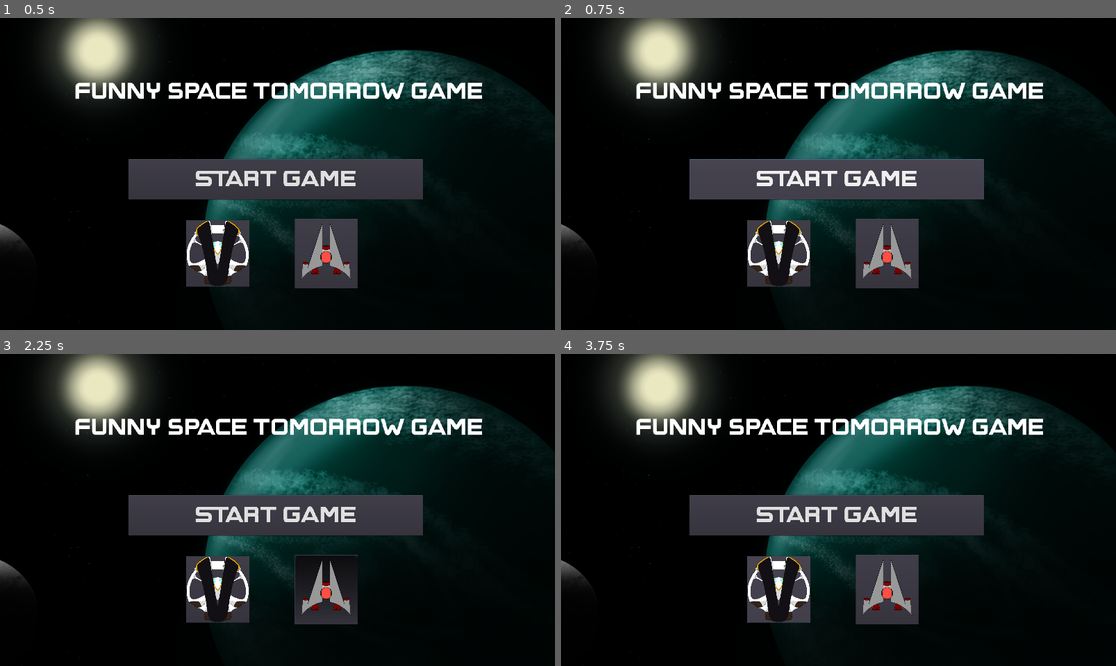
Above: before the commit, frames 1-4 (two rows, left to right).
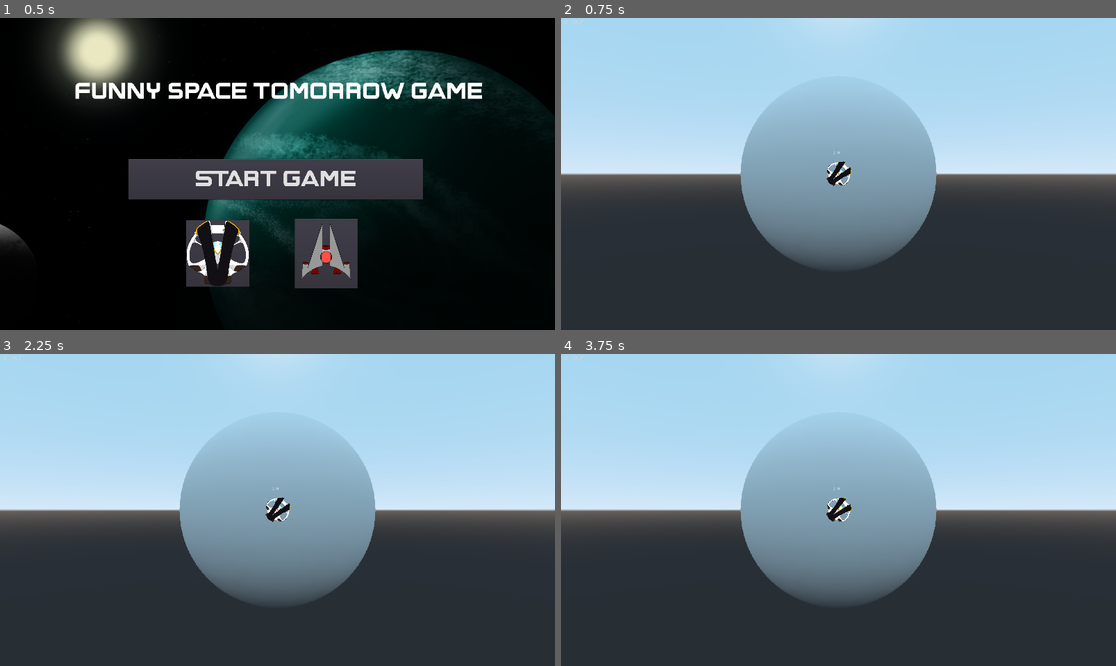
Above: after the commit, the same moments.

Repository: Muxed0/project_tomorrow
Game: Godot game, scene res://ui/main_menu/main_menu.tscn
The game is run twice, just before and just after one commit, with the same random seed, the same clock (stepped at 60 frames per second) and the same inputs.
Inputs (mouse positions are in pixels of both pictures, inside the frame that each line leads up to):
- Up to frame 1 (0.5 s): no input
- Up to frame 2 (0.75 s): click "Start Game" at 0.5 s
- Up to frame 3 (2.25 s): click (277, 516) at 1.25 s, where only the run before the commit has a clickable "Start Game"; click (327, 591) at 2.02 s
- Up to frame 4 (3.75 s): click (777, 588) at 2.77 s; tap Enter at 3.5 s; hold D (move_right) from 3.53 s (still down)

Frame 1 is identical in both runs. In frame 2, 97% of the frame differs, in the area x 0-100%, y 0-100%; in frame 3, 97%; in frame 4, 98%.

Commit message:
Disgusting wrapping implementation on instanced child... may require custom integrator

Diff:
--- a/game/entities/player/ships/player_ship.gd
+++ b/game/entities/player/ships/player_ship.gd
@@ -1,4 +1,6 @@
 extends RigidBody2D
+
+var reset = Vector2(0,0)
 
 var ship_data = 0
 var ship_texture = 0
@@ -13,6 +15,8 @@
 var spin = 0
 
 func _ready():
+	rotation = PI/4
+
 	ship_data = get_node("/root/ShipData")
 
 	match ship_data.ship_type:
@@ -23,15 +27,27 @@
 
 	$ship_sprite.texture = ship_texture
 
+func _integrate_forces(state):
+	if reset.x:
+		state.transform.origin.y = 0
+		reset.x = 0
+	if reset.y:
+		state.transform.origin.x = 0
+		reset.y = 0
+
+
 func _physics_process(delta):
+
 	total_thrust = engine_burn - retro_burn
 	applied_force = Vector2(total_thrust * sin(rotation), -total_thrust * cos(rotation))
 	applied_torque = TORQUE * spin
-
+	if position.y == 0:
+		print("position reset!")
 	ship_data.ship_position = position
 	ship_data.ship_velocity = Vector3(linear_velocity.x,linear_velocity.y,angular_velocity)
 
 	$"../player_cam/debug_ui/physics_fps".text = str(1/delta)
+
 
 func _input(event):
 	if not event.is_echo():
@@ -51,3 +67,11 @@
 			spin += 1
 		elif event.is_action_released("move_right"):
 			spin -= 1
+
+
+func _on_3D_cam_wrap_x():
+	reset.x = 1
+
+
+func _on_3D_cam_wrap_y():
+	reset.y = 1
--- a/game/ui/main_menu/main_menu.gd
+++ b/game/ui/main_menu/main_menu.gd
@@ -1,8 +1,7 @@
 extends Control
 
 func _on_Button_pressed():
-	if $"/root/ShipData".ship_type != 0:
-		get_tree().change_scene("res://world/battle/battle_stage_1.tscn")
+	get_tree().change_scene("res://world/battle/battle_stage_1.tscn")
 
 
 func _on_ship1_select_button_button_down():
--- a/game/world/battle/3d_cam.gd
+++ b/game/world/battle/3d_cam.gd
@@ -1,9 +1,14 @@
 extends Camera
 
-export var SPEED_SCALE = 0.0001
+export var SPEED_SCALE = 0.001
+
+const full_circle = 2 * PI
 
 var direction = 0
 var radius = 0
+
+signal wrap_x
+signal wrap_y
 
 func _ready():
 	radius = translation.z
@@ -12,10 +17,11 @@
 
 	rotation.y += $"/root/ShipData".ship_velocity.x * SPEED_SCALE * delta
 	rotation.x += $"/root/ShipData".ship_velocity.y * SPEED_SCALE * delta
+	if abs(rotation.x) > full_circle:
+		emit_signal("wrap_x")
+	if abs(rotation.y) > full_circle:
+		emit_signal("wrap_y")
 
 	translation.y = - radius * sin(rotation.x)
 	translation.x = radius * cos(rotation.x) * sin(rotation.y)
 	translation.z = radius * cos(rotation.x) * cos(rotation.y)
-
-	print(rotation.y)
-	#print(translation)
--- a/game/world/battle/battle_stage_1.gd
+++ b/game/world/battle/battle_stage_1.gd
@@ -1,11 +1,22 @@
 extends Node2D
 
+var player = 0
 var player_pos = Vector2(0,0)
+
+func _ready():
+	player = get_node("player_ship")
+
 
 func _process(delta):
 	player_pos = $player_ship.position
 	$player_cam.position = player_pos
 	$background.position = player_pos
 
-	var texture = $Viewport.get_texture()
+	var texture = $"3D_viewport".get_texture()
 	$background.texture = texture
+
+func _on_3D_cam_wrap_x():
+	$"3D_viewport/3D_scene/3D_cam".rotation.x = 0
+
+func _on_3D_cam_wrap_y():
+	$"3D_viewport/3D_scene/3D_cam".rotation.y = 0
--- a/game/world/battle/battle_stage_1.tscn
+++ b/game/world/battle/battle_stage_1.tscn
@@ -18,17 +18,17 @@
 [node name="background" type="Sprite" parent="."]
 texture = ExtResource( 1 )
 
-[node name="Viewport" type="Viewport" parent="."]
+[node name="3D_viewport" type="Viewport" parent="."]
 size = Vector2( 2560, 1440 )
 render_target_v_flip = true
 
-[node name="3D_scene" type="Spatial" parent="Viewport"]
+[node name="3D_scene" type="Spatial" parent="3D_viewport"]
 
-[node name="MeshInstance" type="MeshInstance" parent="Viewport/3D_scene"]
+[node name="MeshInstance" type="MeshInstance" parent="3D_viewport/3D_scene"]
 mesh = SubResource( 1 )
 material/0 = null
 
-[node name="3d_cam" type="Camera" parent="Viewport/3D_scene"]
+[node name="3D_cam" type="Camera" parent="3D_viewport/3D_scene"]
 transform = Transform( 1, 0, 0, 0, 1, 0, 0, 0, 1, 0, 0, 3.69372 )
 script = ExtResource( 7 )
 
@@ -43,7 +43,6 @@
 }
 
 [node name="pos_label" type="Label" parent="player_cam/debug_ui"]
-visible = false
 margin_left = -20.0226
 margin_top = -80.0904
 margin_right = 19.9774
@@ -72,10 +71,19 @@
 }
 
 [node name="global_label" type="Label" parent="player_cam/debug_ui"]
+visible = false
 margin_left = -20.0
 margin_top = -100.0
 margin_right = 20.0
 margin_bottom = -86.0
 script = ExtResource( 9 )
+__meta__ = {
+"_edit_use_anchors_": false
+}
 
 [node name="player_ship" parent="." instance=ExtResource( 2 )]
+
+[connection signal="wrap_x" from="3D_viewport/3D_scene/3D_cam" to="player_ship" method="_on_3D_cam_wrap_x"]
+[connection signal="wrap_x" from="3D_viewport/3D_scene/3D_cam" to="." method="_on_3D_cam_wrap_x"]
+[connection signal="wrap_y" from="3D_viewport/3D_scene/3D_cam" to="player_ship" method="_on_3D_cam_wrap_y"]
+[connection signal="wrap_y" from="3D_viewport/3D_scene/3D_cam" to="." method="_on_3D_cam_wrap_y"]
